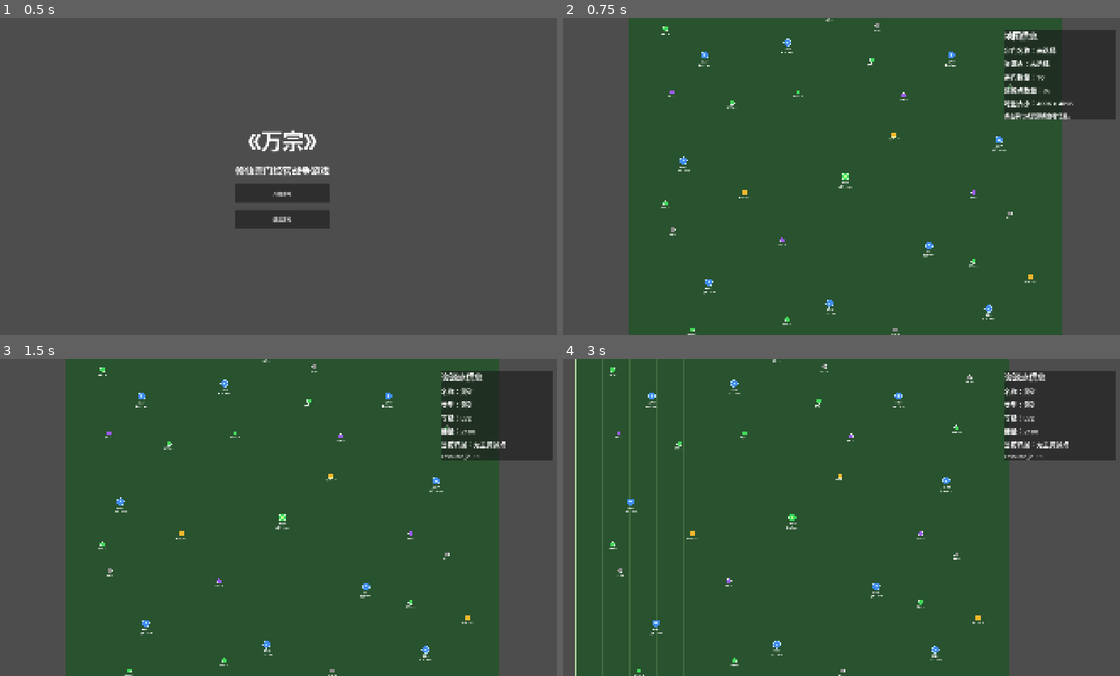
Above: before the commit, frames 1-4 (two rows, left to right).
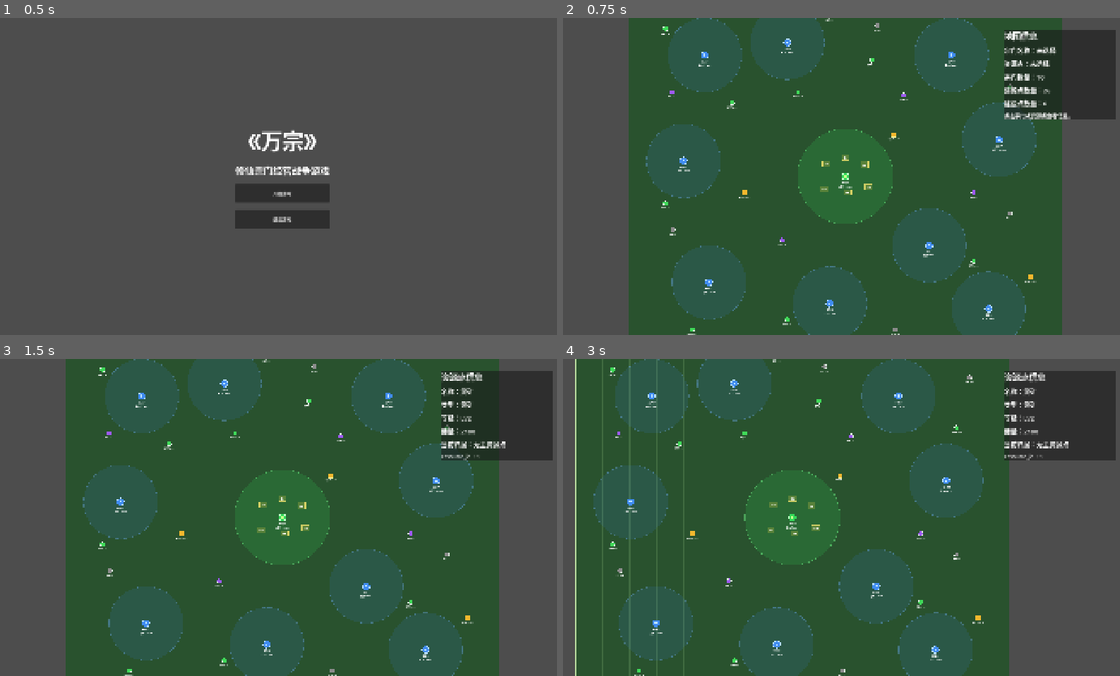
Above: after the commit, the same moments.

Repository: martinekading-ctrl/wanzong
Game: Godot game, scene res://scenes/main/Main.tscn
Same seed, same stepped clock (60 frames per second), same inputs: the game is played once before the commit and once after it.
Inputs (mouse positions are in pixels of both pictures, inside the frame that each line leads up to):
- Up to frame 1 (0.5 s): no input
- Up to frame 2 (0.75 s): click "开始游戏" at 0.5 s
- Up to frame 3 (1.5 s): tap Enter at 1.25 s; drag from (311, 365) to (456, 378) at 1.27 s
- Up to frame 4 (3 s): tap Space at 2 s; drag from (1019, 378) to (874, 365) at 2.02 s; tap Enter at 2.75 s; move the mouse to (1008, 555) at 2.77 s; hold Right (ui_right) from 2.78 s (still down); click (1008, 555) at 2.92 s

Frame 1 is identical in both runs. In frame 2, 21% of the frame differs, in the area x 14-92%, y 0-100%; in frame 3, 21%; in frame 4, 21%.

Commit message:
Task-0004 player territory build slots

Diff:
--- a/scripts/managers/WorldDataManager.gd
+++ b/scripts/managers/WorldDataManager.gd
@@ -6,20 +6,23 @@
 # 世界地图上的资源点数据。
 var resources: Array = []
 
+# 玩家宗门可建设点数据。
+var build_slots: Array = []
+
 
 # 初始化世界数据。当前是固定原型数据，后续可以替换为存档或随机生成。
 func init_world_data() -> void:
 	sects = [
-		{"sect_id": 1, "sect_name": "青云宗", "is_player": true, "position": Vector2(2048, 2048), "disciples_count": 20, "spirit_stones": 1000, "power": 5000},
-		{"sect_id": 2, "sect_name": "玄天宗", "is_player": false, "position": Vector2(720, 900), "disciples_count": 16, "spirit_stones": 800, "power": 4200},
-		{"sect_id": 3, "sect_name": "万剑宗", "is_player": false, "position": Vector2(1500, 780), "disciples_count": 28, "spirit_stones": 1300, "power": 6800},
-		{"sect_id": 4, "sect_name": "赤阳宗", "is_player": false, "position": Vector2(3050, 900), "disciples_count": 24, "spirit_stones": 960, "power": 5900},
-		{"sect_id": 5, "sect_name": "寒月宗", "is_player": false, "position": Vector2(3500, 1700), "disciples_count": 18, "spirit_stones": 740, "power": 4700},
-		{"sect_id": 6, "sect_name": "天机宗", "is_player": false, "position": Vector2(2840, 2700), "disciples_count": 30, "spirit_stones": 1500, "power": 7300},
-		{"sect_id": 7, "sect_name": "魔罗宗", "is_player": false, "position": Vector2(3400, 3300), "disciples_count": 36, "spirit_stones": 2100, "power": 8800},
-		{"sect_id": 8, "sect_name": "灵兽宗", "is_player": false, "position": Vector2(1900, 3250), "disciples_count": 22, "spirit_stones": 900, "power": 5200},
-		{"sect_id": 9, "sect_name": "丹霞宗", "is_player": false, "position": Vector2(760, 3050), "disciples_count": 14, "spirit_stones": 620, "power": 3900},
-		{"sect_id": 10, "sect_name": "归墟宗", "is_player": false, "position": Vector2(520, 1900), "disciples_count": 32, "spirit_stones": 1700, "power": 7600},
+		{"sect_id": 1, "sect_name": "青云宗", "is_player": true, "position": Vector2(2048, 2048), "disciples_count": 20, "spirit_stones": 1000, "power": 5000, "territory_radius": 450, "territory_level": 1},
+		{"sect_id": 2, "sect_name": "玄天宗", "is_player": false, "position": Vector2(720, 900), "disciples_count": 16, "spirit_stones": 800, "power": 4200, "territory_radius": 350, "territory_level": 1},
+		{"sect_id": 3, "sect_name": "万剑宗", "is_player": false, "position": Vector2(1500, 780), "disciples_count": 28, "spirit_stones": 1300, "power": 6800, "territory_radius": 350, "territory_level": 1},
+		{"sect_id": 4, "sect_name": "赤阳宗", "is_player": false, "position": Vector2(3050, 900), "disciples_count": 24, "spirit_stones": 960, "power": 5900, "territory_radius": 350, "territory_level": 1},
+		{"sect_id": 5, "sect_name": "寒月宗", "is_player": false, "position": Vector2(3500, 1700), "disciples_count": 18, "spirit_stones": 740, "power": 4700, "territory_radius": 350, "territory_level": 1},
+		{"sect_id": 6, "sect_name": "天机宗", "is_player": false, "position": Vector2(2840, 2700), "disciples_count": 30, "spirit_stones": 1500, "power": 7300, "territory_radius": 350, "territory_level": 1},
+		{"sect_id": 7, "sect_name": "魔罗宗", "is_player": false, "position": Vector2(3400, 3300), "disciples_count": 36, "spirit_stones": 2100, "power": 8800, "territory_radius": 350, "territory_level": 1},
+		{"sect_id": 8, "sect_name": "灵兽宗", "is_player": false, "position": Vector2(1900, 3250), "disciples_count": 22, "spirit_stones": 900, "power": 5200, "territory_radius": 350, "territory_level": 1},
+		{"sect_id": 9, "sect_name": "丹霞宗", "is_player": false, "position": Vector2(760, 3050), "disciples_count": 14, "spirit_stones": 620, "power": 3900, "territory_radius": 350, "territory_level": 1},
+		{"sect_id": 10, "sect_name": "归墟宗", "is_player": false, "position": Vector2(520, 1900), "disciples_count": 32, "spirit_stones": 1700, "power": 7600, "territory_radius": 350, "territory_level": 1},
 	]
 
 	resources = [
@@ -51,6 +54,15 @@
 		{"resource_id": 26, "resource_name": "秘境入口", "resource_type": "secret_realm", "position": Vector2(1100, 2200), "level": 1, "amount": 1, "owner_sect_id": 0},
 	]
 
+	build_slots = [
+		{"slot_id": 1, "owner_sect_id": 1, "position": Vector2(1868, 1928), "is_empty": true},
+		{"slot_id": 2, "owner_sect_id": 1, "position": Vector2(2048, 1868), "is_empty": true},
+		{"slot_id": 3, "owner_sect_id": 1, "position": Vector2(2228, 1938), "is_empty": true},
+		{"slot_id": 4, "owner_sect_id": 1, "position": Vector2(1848, 2168), "is_empty": true},
+		{"slot_id": 5, "owner_sect_id": 1, "position": Vector2(2068, 2198), "is_empty": true},
+		{"slot_id": 6, "owner_sect_id": 1, "position": Vector2(2268, 2148), "is_empty": true},
+	]
+
 
 # 获取全部宗门数据。
 func get_all_sects() -> Array:
@@ -60,6 +72,11 @@
 # 获取全部资源点数据。
 func get_all_resources() -> Array:
 	return resources
+
+
+# 获取全部建设点数据。
+func get_all_build_slots() -> Array:
+	return build_slots
 
 
 # 根据宗门编号查找宗门数据。
@@ -78,3 +95,14 @@
 			return resource_data
 
 	return {}
+
+
+# 根据宗门编号获取建设点数据。
+func get_build_slots_by_sect_id(sect_id: int) -> Array:
+	var result: Array = []
+
+	for slot_data in build_slots:
+		if int(slot_data["owner_sect_id"]) == sect_id:
+			result.append(slot_data)
+
+	return result
--- /dev/null
+++ b/scripts/world/BuildSlotNode.gd
@@ -0,0 +1,73 @@
+extends Area2D
+class_name BuildSlotNode
+
+# 点击建设点时，把建设点数据传给世界地图。
+signal selected(slot_data: Dictionary)
+
+# 建设点方块尺寸。
+const SLOT_SIZE: Vector2 = Vector2(72, 56)
+
+# 建设点编号。
+var slot_id: int = 0
+
+# 所属宗门编号。
+var owner_sect_id: int = 0
+
+# 是否为空地。
+var is_empty: bool = true
+
+# 当前建设点完整数据。
+var slot_data: Dictionary = {}
+
+# 空地文本。
+var info_label: Label = null
+
+
+# 初始化建设点。
+func setup(data: Dictionary) -> void:
+	slot_data = data
+	slot_id = int(data["slot_id"])
+	owner_sect_id = int(data["owner_sect_id"])
+	position = data["position"]
+	is_empty = bool(data["is_empty"])
+
+	input_pickable = true
+	_create_collision_shape()
+	_create_info_label()
+	queue_redraw()
+
+
+# 绘制淡黄色半透明方块，表示可建设空地。
+func _draw() -> void:
+	var rect := Rect2(SLOT_SIZE * -0.5, SLOT_SIZE)
+	draw_rect(rect, Color(1.0, 0.86, 0.30, 0.22), true)
+	draw_rect(rect, Color(1.0, 0.92, 0.45, 0.75), false, 2.0)
+
+
+# 鼠标点击建设点后，通知世界地图显示详情。
+func _input_event(_viewport: Viewport, event: InputEvent, _shape_idx: int) -> void:
+	if event is InputEventMouseButton:
+		if event.button_index == MOUSE_BUTTON_LEFT and event.pressed:
+			selected.emit(slot_data)
+			get_viewport().set_input_as_handled()
+
+
+# 创建点击范围。
+func _create_collision_shape() -> void:
+	var rectangle_shape: RectangleShape2D = RectangleShape2D.new()
+	rectangle_shape.size = SLOT_SIZE
+
+	var collision_shape: CollisionShape2D = CollisionShape2D.new()
+	collision_shape.shape = rectangle_shape
+	add_child(collision_shape)
+
+
+# 创建空地文本。
+func _create_info_label() -> void:
+	info_label = Label.new()
+	info_label.position = Vector2(-36, -10)
+	info_label.custom_minimum_size = Vector2(72, 24)
+	info_label.horizontal_alignment = HORIZONTAL_ALIGNMENT_CENTER
+	info_label.text = "空地"
+	info_label.add_theme_font_size_override("font_size", 18)
+	add_child(info_label)
--- /dev/null
+++ b/scripts/world/TerritoryArea.gd
@@ -0,0 +1,26 @@
+extends Node2D
+class_name TerritoryArea
+
+# 当前领地所属宗门数据。
+var sect_data: Dictionary = {}
+
+# 领地半径。
+var territory_radius: float = 0.0
+
+
+# 初始化领地显示。
+func setup(data: Dictionary) -> void:
+	sect_data = data
+	position = data["position"]
+	territory_radius = float(data["territory_radius"])
+	queue_redraw()
+
+
+# 绘制半透明领地范围，只负责显示，不参与点击和逻辑。
+func _draw() -> void:
+	var is_player: bool = bool(sect_data.get("is_player", false))
+	var fill_color: Color = Color(0.20, 0.90, 0.35, 0.16) if is_player else Color(0.25, 0.55, 1.0, 0.12)
+	var border_color: Color = Color(0.45, 1.0, 0.55, 0.45) if is_player else Color(0.45, 0.70, 1.0, 0.35)
+
+	draw_circle(Vector2.ZERO, territory_radius, fill_color)
+	draw_arc(Vector2.ZERO, territory_radius, 0.0, TAU, 96, border_color, 3.0)
--- a/scripts/world/World.gd
+++ b/scripts/world/World.gd
@@ -3,8 +3,14 @@
 # 宗门节点脚本，用来生成地图上的宗门据点。
 const SectNodeScript := preload("res://scripts/world/SectNode.gd")
 
+# 宗门领地范围脚本，用来显示宗门控制范围。
+const TerritoryAreaScript := preload("res://scripts/world/TerritoryArea.gd")
+
 # 资源点节点脚本，用来生成地图上的灵矿、灵脉、灵草地和秘境入口。
 const ResourceNodeScript := preload("res://scripts/world/ResourceNode.gd")
+
+# 建设点脚本，用来显示青云宗的可建设空地。
+const BuildSlotNodeScript := preload("res://scripts/world/BuildSlotNode.gd")
 
 # 世界地图尺寸。
 const MAP_SIZE: Vector2 = Vector2(4096, 4096)
@@ -34,7 +40,9 @@
 	world_camera.make_current()
 	WorldDataManager.init_world_data()
 	_validate_resource_positions()
+	_create_territory_areas()
 	_create_resource_nodes()
+	_create_build_slot_nodes()
 	_create_sect_nodes()
 	_show_empty_panel()
 	queue_redraw()
@@ -62,6 +70,14 @@
 		add_child(sect_node)
 
 
+# 创建宗门领地范围，先生成它们，保证显示在图标和文字下方。
+func _create_territory_areas() -> void:
+	for sect_data in WorldDataManager.get_all_sects():
+		var territory_area: TerritoryArea = TerritoryAreaScript.new()
+		territory_area.setup(sect_data)
+		add_child(territory_area)
+
+
 # 创建地图上的资源点。
 func _create_resource_nodes() -> void:
 	for resource_data in WorldDataManager.get_all_resources():
@@ -71,6 +87,15 @@
 		add_child(resource_node)
 
 
+# 创建玩家宗门建设点。
+func _create_build_slot_nodes() -> void:
+	for slot_data in WorldDataManager.get_build_slots_by_sect_id(1):
+		var build_slot_node: BuildSlotNode = BuildSlotNodeScript.new()
+		build_slot_node.setup(slot_data)
+		build_slot_node.selected.connect(_on_build_slot_selected)
+		add_child(build_slot_node)
+
+
 # 未选择对象时，信息面板显示地图概况。
 func _show_empty_panel() -> void:
 	title_label.text = "地图信息"
@@ -78,7 +103,7 @@
 	owner_label.text = "资源点：未选择"
 	disciple_count_label.text = "宗门数量：" + str(WorldDataManager.get_all_sects().size())
 	spirit_stone_label.text = "资源点数量：" + str(WorldDataManager.get_all_resources().size())
-	power_label.text = "地图大小：4096 x 4096"
+	power_label.text = "建设点数量：" + str(WorldDataManager.get_all_build_slots().size())
 	tip_label.text = "点击宗门或资源点查看信息。"
 
 
@@ -102,6 +127,17 @@
 	spirit_stone_label.text = "储量：" + str(resource_data["amount"])
 	power_label.text = "当前归属：" + _get_resource_owner_name(int(resource_data["owner_sect_id"]))
 	tip_label.text = "resource_id：" + str(resource_data["resource_id"])
+
+
+# 点击建设点后，右侧显示建设点信息。
+func _on_build_slot_selected(slot_data: Dictionary) -> void:
+	title_label.text = "建设点信息"
+	name_label.text = "建设点ID：" + str(slot_data["slot_id"])
+	owner_label.text = "所属宗门：" + _get_sect_name_by_id(int(slot_data["owner_sect_id"]))
+	disciple_count_label.text = "状态：" + ("空地" if bool(slot_data["is_empty"]) else "已占用")
+	spirit_stone_label.text = "类型：可建设区域"
+	power_label.text = "说明：这里以后可以建造宗门建筑"
+	tip_label.text = "当前只显示空地，不开放建造。"
 
 
 # 检查资源点是否离宗门太近，方便开发阶段排查摆放问题。
@@ -138,3 +174,12 @@
 		return "未知宗门"
 
 	return str(sect_data["sect_name"])
+
+
+# 根据宗门编号获取宗门名称。
+func _get_sect_name_by_id(sect_id: int) -> String:
+	var sect_data: Dictionary = WorldDataManager.get_sect_by_id(sect_id)
+	if sect_data.is_empty():
+		return "未知宗门"
+
+	return str(sect_data["sect_name"])
Not shown, added: scripts/world/BuildSlotNode.gd.uid
Not shown, added: scripts/world/TerritoryArea.gd.uid
